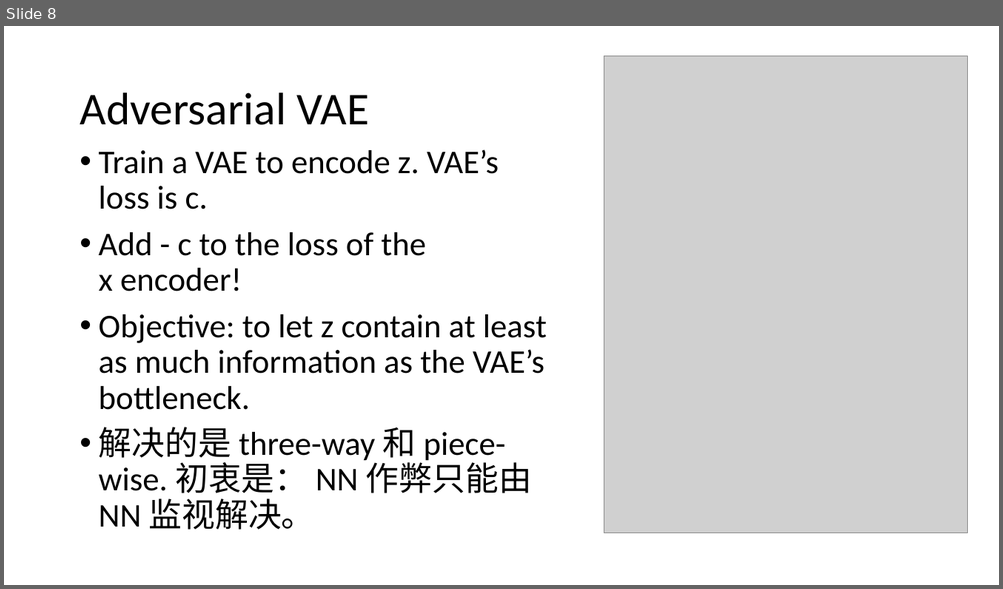
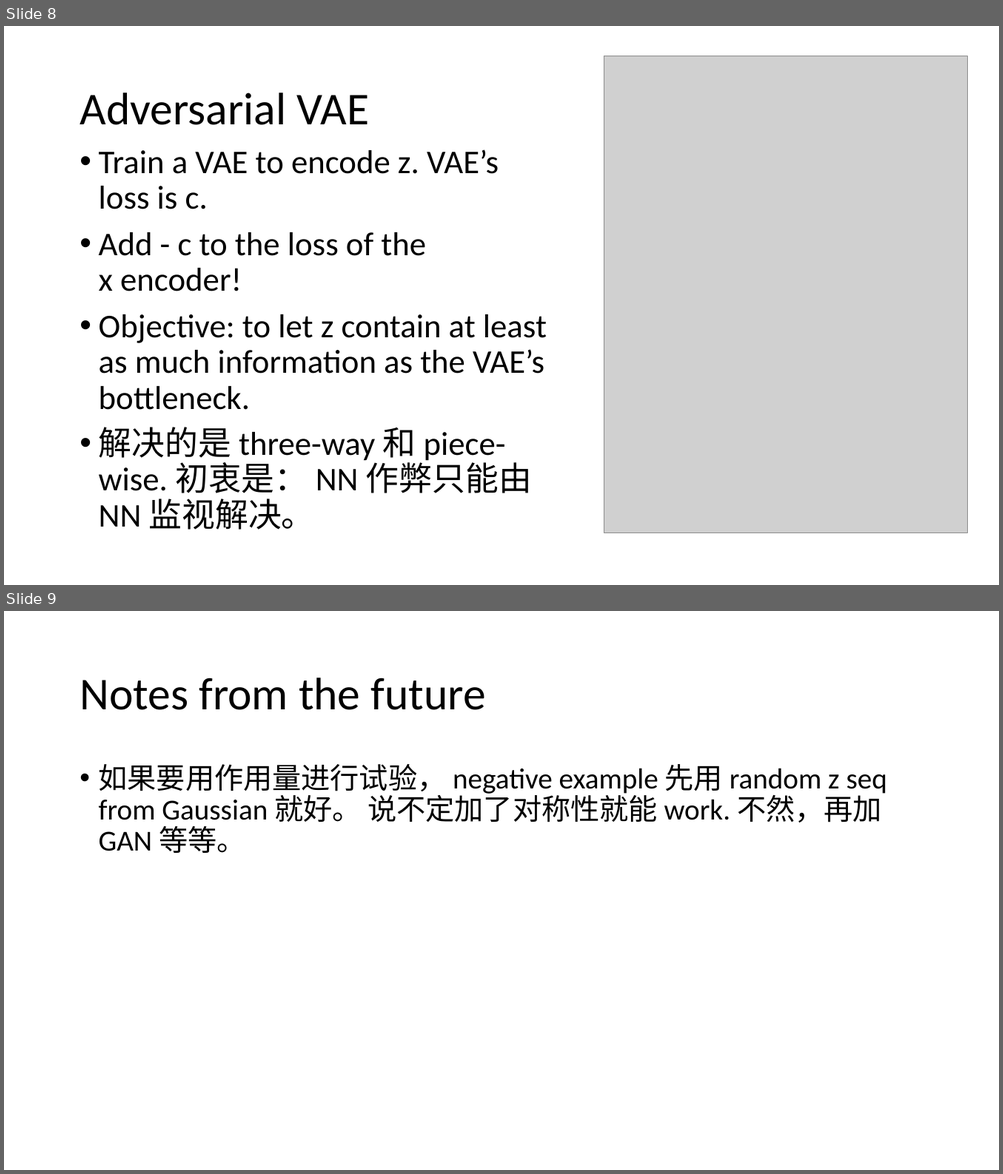
Before and after one commit to Daniel-Chin/symmetry, a slide deck: slides/jepa.pptx. Shown one above the other, each under a label of ours: slide 8 before the commit, slides 8 and 9 after it. The pictures are 1003x589 and 1003x1174 pixels, drawn with LibreOffice and Linux fonts; fonts in the diff are those of the drawing; grey boxes stand for pictures. Boxes give left, top, right and bottom in pixels: in the first picture for what was removed or moved away, otherwise in the second. Text is boxed around its words. In the diff, an @@ line names an element or a change of style, - is before the commit and + after.

```diff
--- a/slides/jepa.pptx
+++ b/slides/jepa.pptx
@@ slide 9 added at [4, 611, 999, 1170], background #FFFFFF @@
@@ title added at [79, 678, 485, 710], 44 pt, text #000000 @@
+Notes from the future
@@ text added at [99, 764, 887, 853], 28 pt, text #000000 @@
+• 如果要用作用量进行试验， negative example 先用 random z seq from Gaussian 就好。 说不定加了对称性就能 work. 不然，再加 GAN 等等。
```
Also in this commit, not shown: 1 other file.
